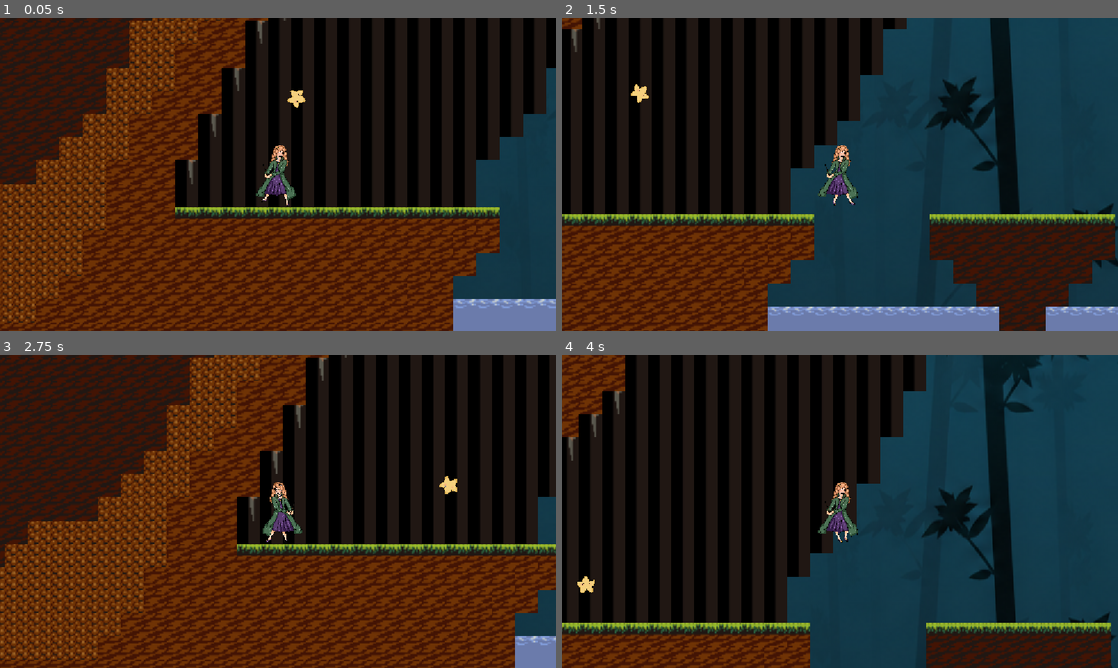
Above: before the commit, frames 1-4 (two rows, left to right).
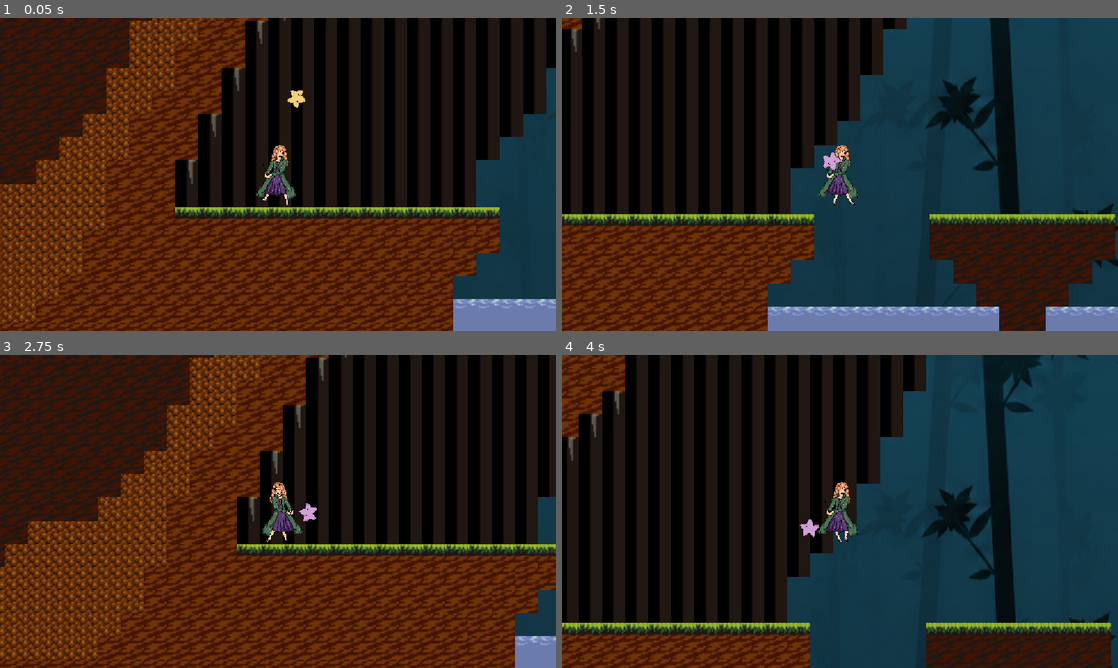
Above: after the commit, the same moments.

Repository: marist-spc/Wanderstar
Game: Godot game, scene res://level1.tscn
Same seed, same stepped clock (60 frames per second), same inputs: the game is played once before the commit and once after it.
Inputs (mouse positions are in pixels of both pictures, inside the frame that each line leads up to):
- Up to frame 1 (0.05 s): no input
- Up to frame 2 (1.5 s): tap Enter at 0.5 s; move the mouse to (962, 158) at 0.52 s; hold D (move_right) from 0.53 s (still down); tap E (swap_star) at 0.6 s; tap Space (jump) at 0.77 s; move the mouse to (728, 190) at 1.27 s; right-click (728, 190) at 1.35 s
- Up to frame 3 (2.75 s): tap Space (jump) at 1.52 s; tap E (swap_star) at 1.55, 2.3 s; move the mouse to (333, 442) at 2.02 s; release D (move_right) at 2.03 s; hold A (move_left) from 2.03 s (still down); click (333, 442) at 2.1 s
- Up to frame 4 (4 s): move the mouse to (812, 574) at 2.77 s; release A (move_left) at 2.78 s; hold D (move_right) from 2.78 s (still down); tap Q (star_return) at 2.85 s; tap Space (jump) at 3.02, 3.77 s; tap E (swap_star) at 3.05, 3.6 s; move the mouse to (1006, 558) at 3.52 s

The runs differ from the first frame. In frame 2, 0.2% of the frame differs, in the area x 12-51%, y 21-49%; in frame 3, 0.2%, in the area x 53-83%, y 38-54%; in frame 4, 0.2%.

Commit message:
started getting purple functionality

Diff:
--- a/level1.tscn
+++ b/level1.tscn
@@ -36,8 +36,9 @@
 [node name="Wander" parent="." unique_id=544053539 instance=ExtResource("4_v8kj3")]
 position = Vector2(183, 394)
 
-[node name="Star" parent="." unique_id=33048179 instance=ExtResource("5_crycw")]
+[node name="Star" parent="." unique_id=33048179 node_paths=PackedStringArray("wander") instance=ExtResource("5_crycw")]
 position = Vector2(207, 366)
+wander = NodePath("../Wander")
 
 [node name="FallDetector" parent="." unique_id=1493091023 instance=ExtResource("6_crycw")]
 position = Vector2(278, 535)
@@ -48,6 +49,7 @@
 [connection signal="recall" from="Wander" to="Star" method="_on_wander_recall"]
 [connection signal="star_attack" from="Wander" to="Star" method="_on_wander_star_attack"]
 [connection signal="star_move" from="Wander" to="Star" method="_on_wander_star_move"]
+[connection signal="star_swap" from="Wander" to="Star" method="_on_wander_star_swap"]
 [connection signal="body_entered" from="FallDetector" to="Wander" method="_on_fall_detector_body_entered"]
 [connection signal="body_entered" from="CameraChange" to="Wander" method="_on_camera_change_body_entered"]
 [connection signal="body_exited" from="CameraChange" to="Wander" method="_on_camera_change_body_exited"]
--- a/star.gd
+++ b/star.gd
@@ -1,23 +1,25 @@
 extends CharacterBody2D
 
 var target_position = position
+var colors = ["yellow", "purple"]
+var color_index = 0
+var current_star = "yellow"
+@export var wander: CharacterBody2D
 
 func _ready():
 	$Node2D/AttackHitbox.disabled = true
 	$Node2D/AttackAnimation.hide()
-	$AnimatedSprite2D.play("idle")
+	$SpriteController/YellowAnimations.play("idle")
+	$SpriteController/PurpleAnimations.play("hide")
 
-func _on_wander_recall(pos):
-	pos.x += 20
-	position = pos
-	target_position = pos
-	$AnimatedSprite2D.play("teleport")
 
-func _on_wander_star_move(pos):
-	target_position = pos
 
 func _physics_process(delta):
 	#move the star to wherever its supposed to be going
+
+	if current_star == "purple":
+		target_position = wander.position
+
 	if target_position != position:
 		var direction = (target_position - position).normalized()
 		#controls direction and speed, log is used for smoothing
@@ -29,17 +31,25 @@
 
 func _process(delta):
 	#makes the star follow mouse position
-	if get_global_mouse_position().x >= position.x:
-		$AnimatedSprite2D.flip_h = false
-		look_at(get_global_mouse_position())
-	elif get_global_mouse_position().x < position.x:
-		$AnimatedSprite2D.flip_h = true
-		#var
-		look_at(get_global_mouse_position())
+	get_global_mouse_position()
+	look_at(get_global_mouse_position())
 
 	#normal movement stuff
 	position += velocity * delta
 	move_and_slide()
+
+
+func _on_wander_recall(pos):
+	if current_star != "purple":
+		pos.x += 20
+		position = pos
+		target_position = pos
+		$SpriteController/YellowAnimations.play("teleport")
+
+func _on_wander_star_move(pos):
+	if current_star != "purple":
+		target_position = pos
+
 
 
 func _on_wander_star_attack():
@@ -54,3 +64,21 @@
 	#after amt of time end the attack
 	$Node2D/AttackHitbox.disabled = true
 	$Node2D/AttackAnimation.hide()
+
+
+func _on_wander_star_swap() -> void:
+	color_index += 1
+	if color_index >= colors.size():
+		color_index = 0
+	current_star = colors[color_index]
+	print(current_star)
+
+	#Show the current star anim and hide the inactive ones
+	if current_star == "yellow":
+		$SpriteController/PurpleAnimations.visible = false
+		$SpriteController/YellowAnimations.visible = true
+		$SpriteController/YellowAnimations.play("idle")
+	elif current_star == "purple":
+		$SpriteController/PurpleAnimations.visible = true
+		$SpriteController/YellowAnimations.visible = false
+		$SpriteController/PurpleAnimations.play("idle")
--- a/star.tscn
+++ b/star.tscn
@@ -8,6 +8,7 @@
 [ext_resource type="Texture2D" uid="uid://bfx6qovbtid4g" path="res://art/Shrunken yellow star 1.PNG" id="4_ou736"]
 [ext_resource type="Texture2D" uid="uid://dcvo4uxi6sdlr" path="res://art/Yellow star teleport 3 (1).PNG" id="5_fi5u8"]
 [ext_resource type="Texture2D" uid="uid://c7xjtnwjro4iu" path="res://art/Shrunken yellow star 2.PNG" id="5_frsb1"]
+[ext_resource type="Texture2D" uid="uid://728aul5caygh" path="res://art/IMG_6547.PNG" id="5_w0tmw"]
 [ext_resource type="Texture2D" uid="uid://dnws26r0rrsj7" path="res://art/Yellow star teleport 4.PNG" id="6_0ar2v"]
 [ext_resource type="Texture2D" uid="uid://cuv8jvsepy2l3" path="res://art/Shrunken yellow star 3.PNG" id="6_w0tmw"]
 [ext_resource type="AudioStream" uid="uid://coa8djq3fb3sj" path="res://art/Star attack.mp3" id="8_ynkmc"]
@@ -20,6 +21,11 @@
 
 [sub_resource type="SpriteFrames" id="SpriteFrames_qpdv0"]
 animations = [{
+"frames": [],
+"loop": 1,
+"name": &"hide",
+"speed": 5.0
+}, {
 "frames": [{
 "duration": 1.0,
 "texture": ExtResource("2_e2x7v")
@@ -58,6 +64,22 @@
 "speed": 15.0
 }]
 
+[sub_resource type="SpriteFrames" id="SpriteFrames_wjtt2"]
+animations = [{
+"frames": [],
+"loop": 1,
+"name": &"hide",
+"speed": 5.0
+}, {
+"frames": [{
+"duration": 1.0,
+"texture": ExtResource("5_w0tmw")
+}],
+"loop": 0,
+"name": &"idle",
+"speed": 5.0
+}]
+
 [node name="Star" type="CharacterBody2D" unique_id=33048179]
 collision_layer = 4
 collision_mask = 10
@@ -87,14 +109,19 @@
 wait_time = 0.3
 one_shot = true
 
-[node name="AnimatedSprite2D" type="AnimatedSprite2D" parent="." unique_id=1780112394]
-scale = Vector2(0.01, 0.01)
-sprite_frames = SubResource("SpriteFrames_qpdv0")
-animation = &"teleport"
-frame = 7
-frame_progress = 1.0
-
 [node name="AttackSound" type="AudioStreamPlayer2D" parent="." unique_id=1828472815]
 stream = ExtResource("8_ynkmc")
 
+[node name="SpriteController" type="Node2D" parent="." unique_id=255558145]
+
+[node name="YellowAnimations" type="AnimatedSprite2D" parent="SpriteController" unique_id=1780112394]
+scale = Vector2(0.01, 0.01)
+sprite_frames = SubResource("SpriteFrames_qpdv0")
+animation = &"hide"
+
+[node name="PurpleAnimations" type="AnimatedSprite2D" parent="SpriteController" unique_id=1319120787]
+scale = Vector2(0.01, 0.01)
+sprite_frames = SubResource("SpriteFrames_wjtt2")
+animation = &"hide"
+
 [connection signal="timeout" from="Attack Timer" to="." method="_on_attack_timer_timeout"]
--- a/wander.gd
+++ b/wander.gd
@@ -7,11 +7,10 @@
 signal recall
 signal star_move
 signal star_attack
+signal star_swap
 var health = 3
 var fallbackpos: Vector2
 
-func _process(delta):
-	var mouse_position = get_global_mouse_position()
 
 func _physics_process(delta: float) -> void:
 	# Add the gravity.
@@ -44,8 +43,12 @@
 	if Input.is_action_pressed("move_star"):
 		#move star to mouse
 		star_move.emit(get_global_mouse_position())
+
 	if Input.is_action_just_pressed("shoot_star"):
 		star_attack.emit()
+
+	if Input.is_action_just_pressed("swap_star"):
+		star_swap.emit()
 
 	if Input.is_action_pressed("jump"):
 		pass #$AnimatedSprite2D.play("jump")
